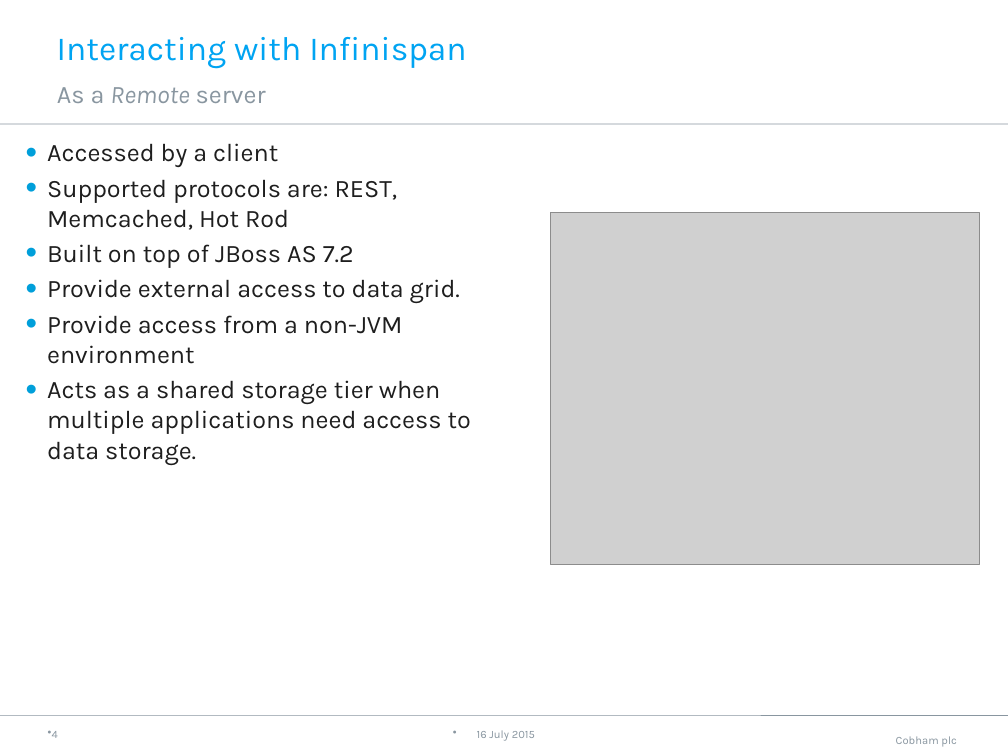
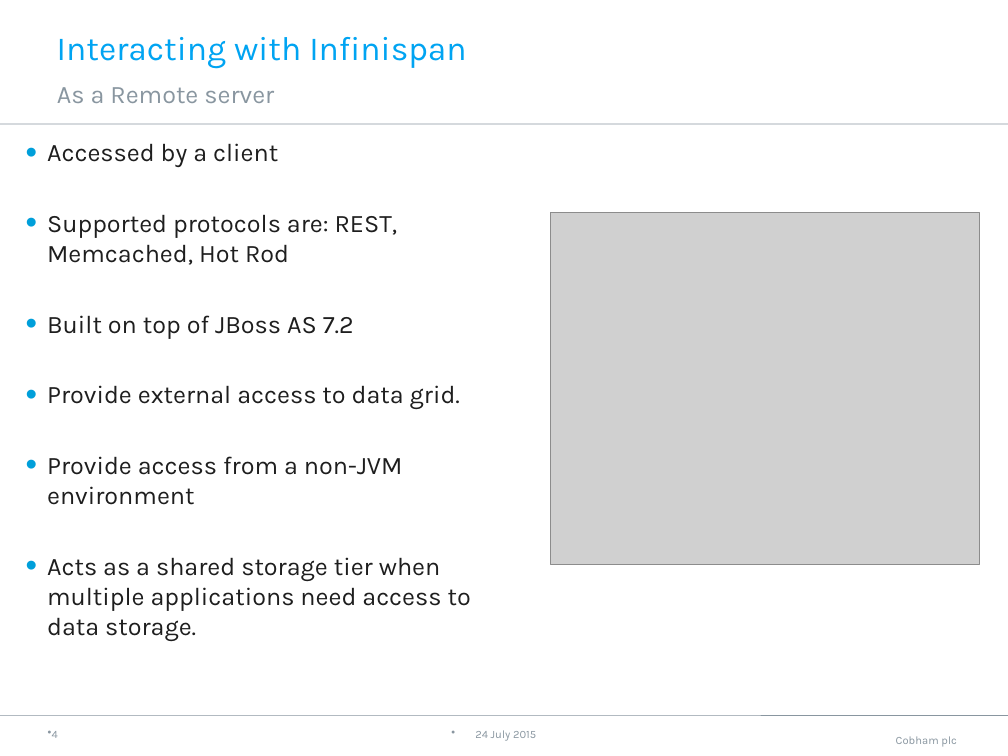
Before and after one commit to neha-bansal/Demos, a slide deck: slide 5 of infinispan-embedded-tutorial/Infinispan.pptx. Drawn at 1008x756 pixels with LibreOffice and Linux fonts; fonts in the diff are those of the drawing; grey boxes stand for pictures; background and template pictures are left out. Boxes give left, top, right and bottom in pixels: in the first picture for what was removed or moved away, otherwise in the second. Text is boxed around its words. In the diff, an @@ line names an element or a change of style, - is before the commit and + after.

```diff
--- a/infinispan-embedded-tutorial/Infinispan.pptx
+++ b/infinispan-embedded-tutorial/Infinispan.pptx
@@ text "As a Remote server" at bbox=[57, 87, 274, 103]: italic off in "Remote" @@
@@ text "Accessed by a client" rewrapped from bbox=[47, 143, 471, 465] to bbox=[47, 143, 471, 641] @@
@@ text at bbox=[475, 730, 536, 741]: text changed @@
-16 July 2015
+24 July 2015
```
Also in this commit, not shown: 10 other slides changed, 2 slides added, 1 slide removed, 4 other files.
